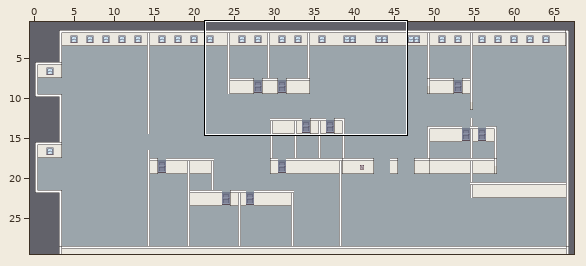
Tiled map: maps/office_floor_14/floor_14.tmx. Above, an overview of the earlier version with the close-up marked.
Close-up. Old version:
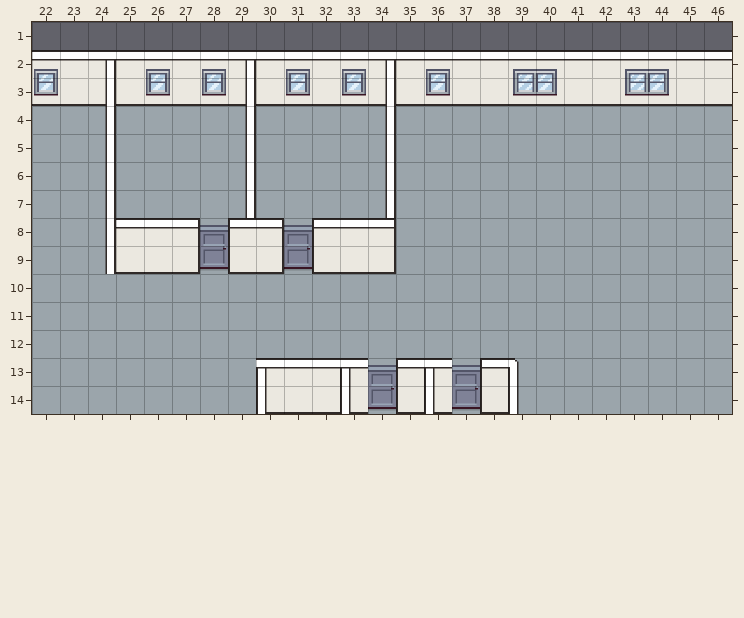
Cells are 32x32 px. Shown: x 22..46, y 1..14. The commit also changed other parts of the map, which this record leaves out.
The same view after the edit:
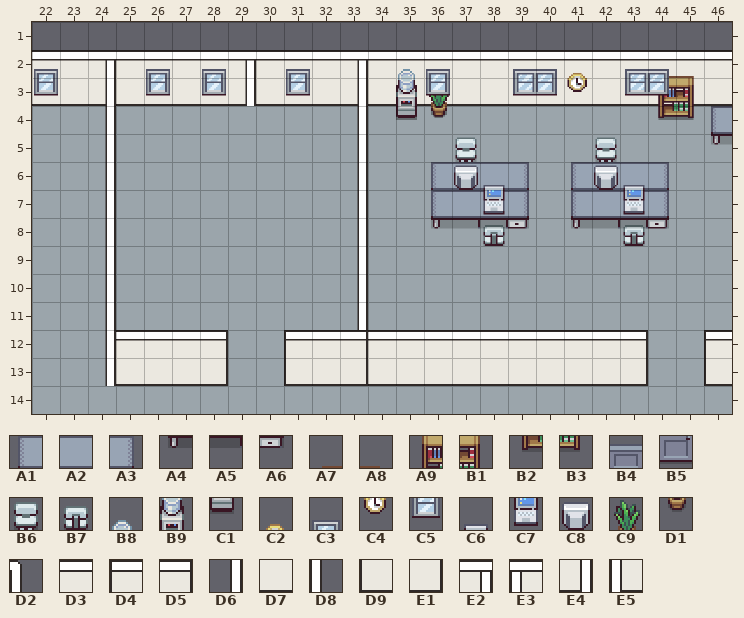
Key: from "office_32px": A1 32, A2 33, A3 34, A4 48, A5 49, A6 50, A7 93, A8 94, A9 109, B1 110, B2 125, B3 126, B4 236, B5 252, B6 260, B7 261, B8 265, B9 281, C1 297, C2 354, C3 358, C4 370, C5 374, C6 393, C7 409, C8 428, C9 452, D1 466; from "walls": D2 4, D3 18, D4 40, D5 42, D6 48, D7 50, D8 52, D9 56, E1 58, E2 133, E3 134, E4 212, E5 214.
__ is an empty cell.
Tiles of an added or newly shown layer are drawn over the layers below it.
What changed:
{"where": "layer \"Paredes-Puertas\""}
{"y":2,"x":33,"old":"D3 E2","new":"E2 D3"}
{"y":3,"x":33,"old":"D7 E4","new":"E4 D7"}
{"y":4,"x":29,"old":"D6","new":"__"}
{"y":4,"x":33,"old":"__ D6","new":"D6 __"}
{"y":5,"x":29,"old":"D6","new":"__"}
{"y":5,"x":33,"old":"__ D6","new":"D6 __"}
{"y":6,"x":29,"old":"D6","new":"__"}
{"y":6,"x":33,"old":"__ D6","new":"D6 __"}
{"y":7,"x":29,"old":"D6","new":"__"}
{"y":7,"x":33,"old":"__ D6","new":"D6 __"}
{"y":8,"x":25,"old":"D3 D3 D5 B4 D4 D5 B4 D4 D3 D5","new":"__ __ __ __ __ __ __ __ D6 __"}
{"y":9,"x":25,"old":"D7 D7 E1 B5 D9 E1 B5 D9 D7 E1","new":"__ __ __ __ __ __ __ __ D6 __"}
{"y":10,"x":24,"old":"__","new":"D6"}
{"y":10,"x":33,"old":"__","new":"D6"}
{"y":11,"x":24,"old":"__","new":"D6"}
{"y":11,"x":33,"old":"__","new":"D6"}
{"y":12,"x":24,"old":"__ __ __ __ __","new":"D6 D3 D3 D3 D5"}
{"y":12,"x":31,"old":"__ __ __ __ __ __ __ __ __ __ __ __ __","new":"D4 D3 D5 D3 D3 D3 D3 D3 D3 D3 D3 D3 D5"}
{"y":12,"x":46,"old":"__","new":"D4"}
{"y":13,"x":24,"old":"__ __ __ __ __","new":"D6 D7 D7 D7 E1"}
{"y":13,"x":30,"old":"E3 D3 D3 E3 B4 D4 E3 B4 D4 D2 __ __ __ __","new":"__ D9 D7 E1 D7 D7 D7 D7 D7 D7 D7 D7 D7 E1"}
{"y":13,"x":46,"old":"__","new":"D9"}
{"y":14,"x":30,"old":"E5 D7 D7 E5 B5 D9 E5 B5 D9 D8","new":"__ __ __ __ __ __ __ __ __ __"}
{"where": "layer \"Sillas\" (added)"}
{"y":2,"x":35,"old":"__","new":"B8"}
{"y":2,"x":44,"old":"__ __","new":"A7 A8"}
{"y":3,"x":35,"old":"__ __","new":"B9 C9"}
{"y":3,"x":44,"old":"__ __","new":"A9 B1"}
{"y":4,"x":35,"old":"__ __","new":"C1 D1"}
{"y":4,"x":44,"old":"__ __","new":"B2 B3"}
{"y":5,"x":37,"old":"__","new":"B6"}
{"y":5,"x":42,"old":"__","new":"B6"}
{"y":8,"x":38,"old":"__","new":"B7"}
{"y":8,"x":43,"old":"__","new":"B7"}
{"where": "layer \"Mesas\" (added)"}
{"y":2,"x":35,"old":"__","new":"B8"}
{"y":2,"x":44,"old":"__ __","new":"A7 A8"}
{"y":3,"x":35,"old":"__ __","new":"B9 C9"}
{"y":3,"x":44,"old":"__ __","new":"A9 B1"}
{"y":4,"x":35,"old":"__ __","new":"C1 D1"}
{"y":4,"x":44,"old":"__ __ __","new":"B2 B3 A1"}
{"y":5,"x":46,"old":"__","new":"A4"}
{"y":6,"x":36,"old":"__ __ __ __","new":"A1 A2 A2 A3"}
{"y":6,"x":41,"old":"__ __ __ __","new":"A1 A2 A2 A3"}
{"y":7,"x":36,"old":"__ __ __ __","new":"A1 A2 A2 A3"}
{"y":7,"x":41,"old":"__ __ __ __","new":"A1 A2 A2 A3"}
{"y":8,"x":36,"old":"__ __ __ __","new":"A4 A5 A5 A6"}
{"y":8,"x":41,"old":"__ __ __ __","new":"A4 A5 A5 A6"}
{"where": "layer \"Ventanas\""}
{"y":2,"x":33,"old":"C3","new":"__"}
{"y":3,"x":33,"old":"C5","new":"__"}
{"where": "layer \"Adornos\" (added)"}
{"y":2,"x":41,"old":"__","new":"C2"}
{"y":3,"x":41,"old":"__","new":"C4"}
{"y":6,"x":37,"old":"__ __","new":"C8 C6"}
{"y":6,"x":42,"old":"__ __","new":"C8 C6"}
{"y":7,"x":38,"old":"__","new":"C7"}
{"y":7,"x":43,"old":"__","new":"C7"}
{"label":"changed","picture_box":[105,60,732,414]}
